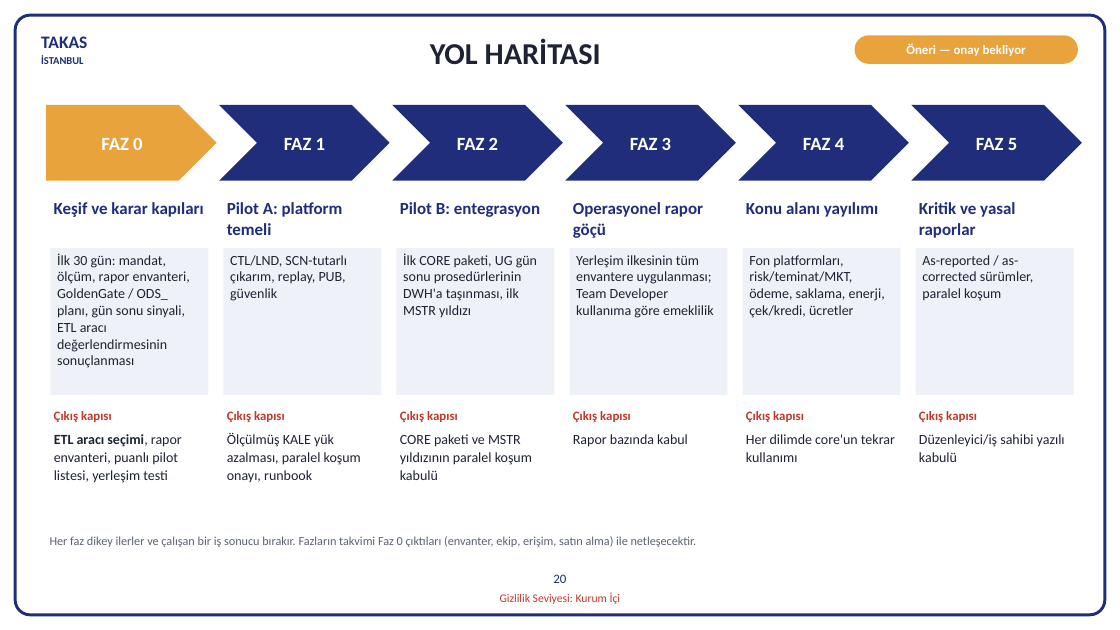
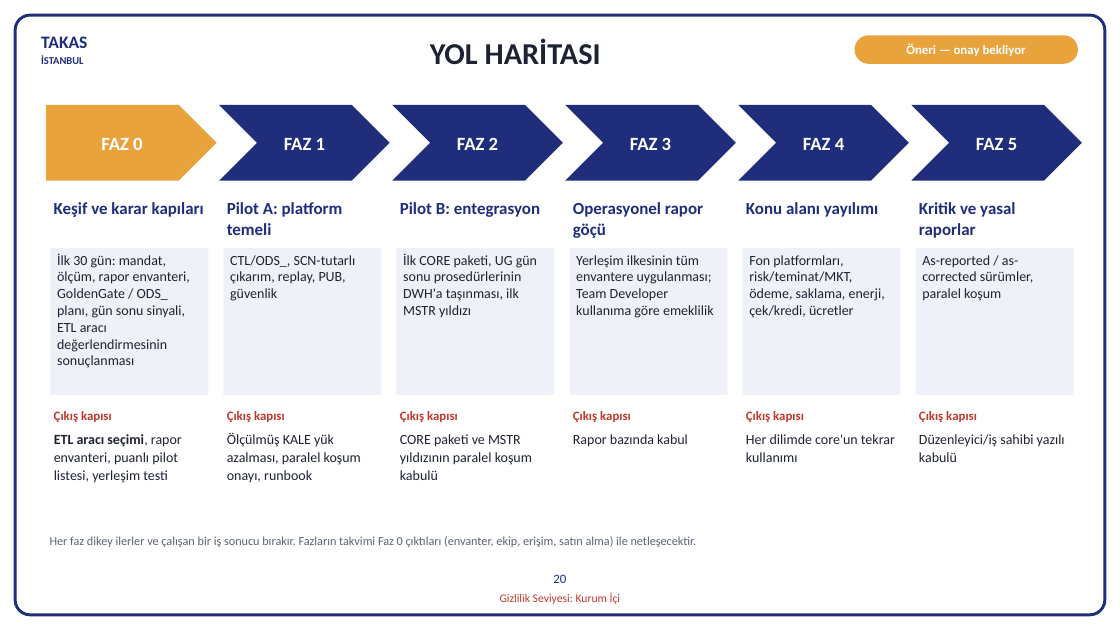
Before and after one commit to hanifidemirel0/Cursor-Projects, a slide deck: slide 20 of outputs/dwh-sunum-kasim-2026/5 - DWHSunum_Kasim2026.pptx. Drawn at 1120x630 pixels with LibreOffice and Linux fonts; fonts in the diff are those of the drawing. Boxes give left, top, right and bottom in pixels: in the first picture for what was removed or moved away, otherwise in the second. Text is boxed around its words. In the diff, an @@ line names an element or a change of style, - is before the commit and + after.

```diff
--- a/outputs/dwh-sunum-kasim-2026/5 - DWHSunum_Kasim2026.pptx
+++ b/outputs/dwh-sunum-kasim-2026/5 - DWHSunum_Kasim2026.pptx
@@ text in rectangle at [230, 255, 356, 301]: text changed @@
-CTL/LND, SCN-tutarlı çıkarım, replay, PUB, güvenlik
+CTL/ODS_, SCN-tutarlı çıkarım, replay, PUB, güvenlik
```
Also in this commit, not shown: 6 other slides changed, 9 other files.
